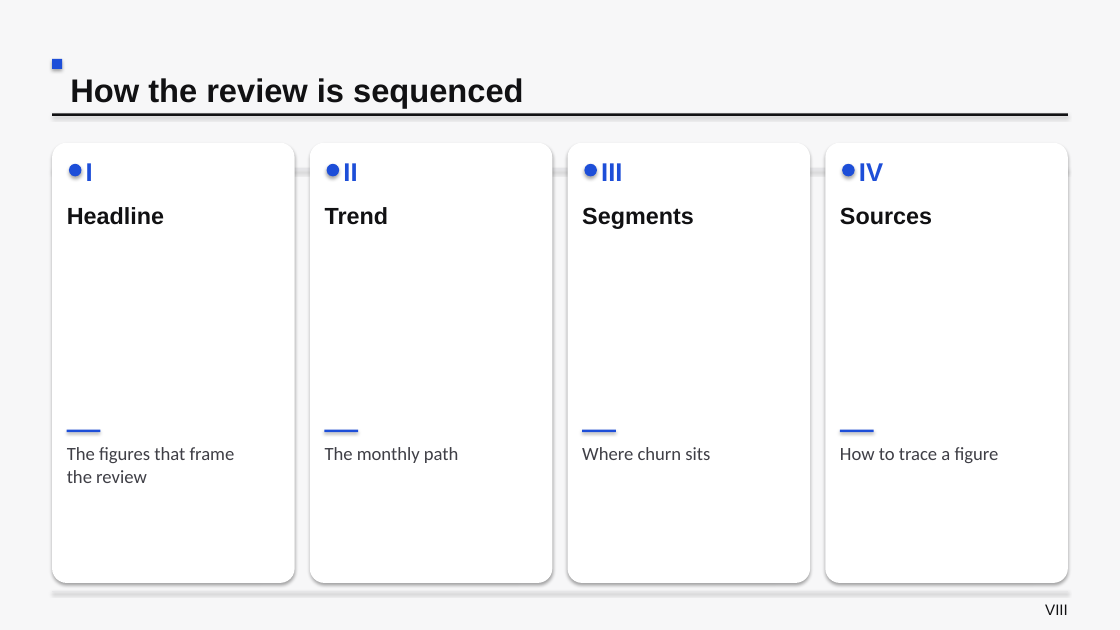
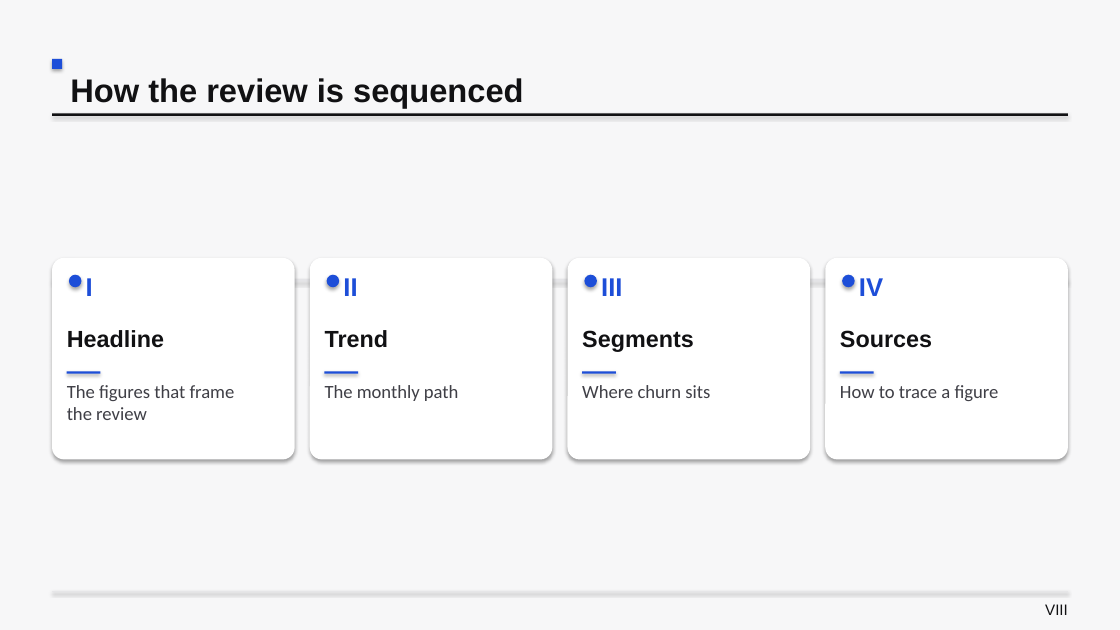
Before and after one commit to santoshshinde2012/deck-smith-local, a slide deck: slide 8 of docs/examples/layout-gallery-graphite.pptx. Drawn at 1120x630 pixels with LibreOffice and Linux fonts; fonts in the diff are those of the drawing. Boxes give left, top, right and bottom in pixels: in the first picture for what was removed or moved away, otherwise in the second. Text is boxed around its words. In the diff, an @@ line names an element or a change of style, - is before the commit and + after.

```diff
--- a/docs/examples/layout-gallery-graphite.pptx
+++ b/docs/examples/layout-gallery-graphite.pptx
@@ rounded rectangle: place and size @@
-rounded rectangle at (52, 143, 295, 583)
+rounded rectangle at (52, 258, 295, 460)
@@ rounded rectangle: place and size @@
-rounded rectangle at (310, 143, 553, 583)
+rounded rectangle at (310, 258, 553, 460)
@@ rounded rectangle: place and size @@
-rounded rectangle at (568, 143, 811, 583)
+rounded rectangle at (568, 258, 811, 460)
@@ rounded rectangle: place and size @@
-rounded rectangle at (825, 143, 1068, 583)
+rounded rectangle at (825, 258, 1068, 460)
@@ 4 ellipses, 1 rectangle: place and size @@
-4 ellipses, 1 rectangle at (52, 164, 1068, 176)
+4 ellipses, 1 rectangle at (52, 275, 1068, 287)
@@ 4 texts: place and size @@
-4 texts at (86, 163, 883, 181)
+4 texts at (86, 278, 883, 296)
@@ text "Headline": place and size @@
-text "Headline" at (67, 207, 164, 225)
+text "Headline" at (67, 330, 164, 348)
@@ text "Trend": place and size @@
-text "Trend" at (325, 207, 389, 225)
+text "Trend" at (325, 330, 389, 348)
@@ text "Segments": place and size @@
-text "Segments" at (582, 207, 694, 229)
+text "Segments" at (582, 330, 694, 352)
@@ vertical alignment top to middle in 4 elements at (67, 330, 164, 348), (325, 330, 389, 348), (582, 330, 694, 352), (840, 330, 932, 348) @@
@@ text "Sources": place and size @@
-text "Sources" at (840, 207, 932, 225)
+text "Sources" at (840, 330, 932, 348)
@@ text "The figures that frame": place and size @@
-text "The figures that frame" at (67, 447, 235, 483)
+text "The figures that frame" at (67, 385, 235, 420)
@@ text "The monthly path": place and size @@
-text "The monthly path" at (325, 447, 459, 463)
+text "The monthly path" at (325, 385, 459, 401)
@@ text "Where churn sits": place and size @@
-text "Where churn sits" at (582, 447, 710, 460)
+text "Where churn sits" at (582, 385, 710, 398)
@@ text "How to trace a figure": place and size @@
-text "How to trace a figure" at (840, 447, 999, 463)
+text "How to trace a figure" at (840, 385, 999, 401)
@@ 4 rectangles: place and size @@
-4 rectangles at (67, 430, 874, 433)
+4 rectangles at (67, 371, 874, 374)
```
Also in this commit, not shown: 3 other slides changed, 14 other files.
